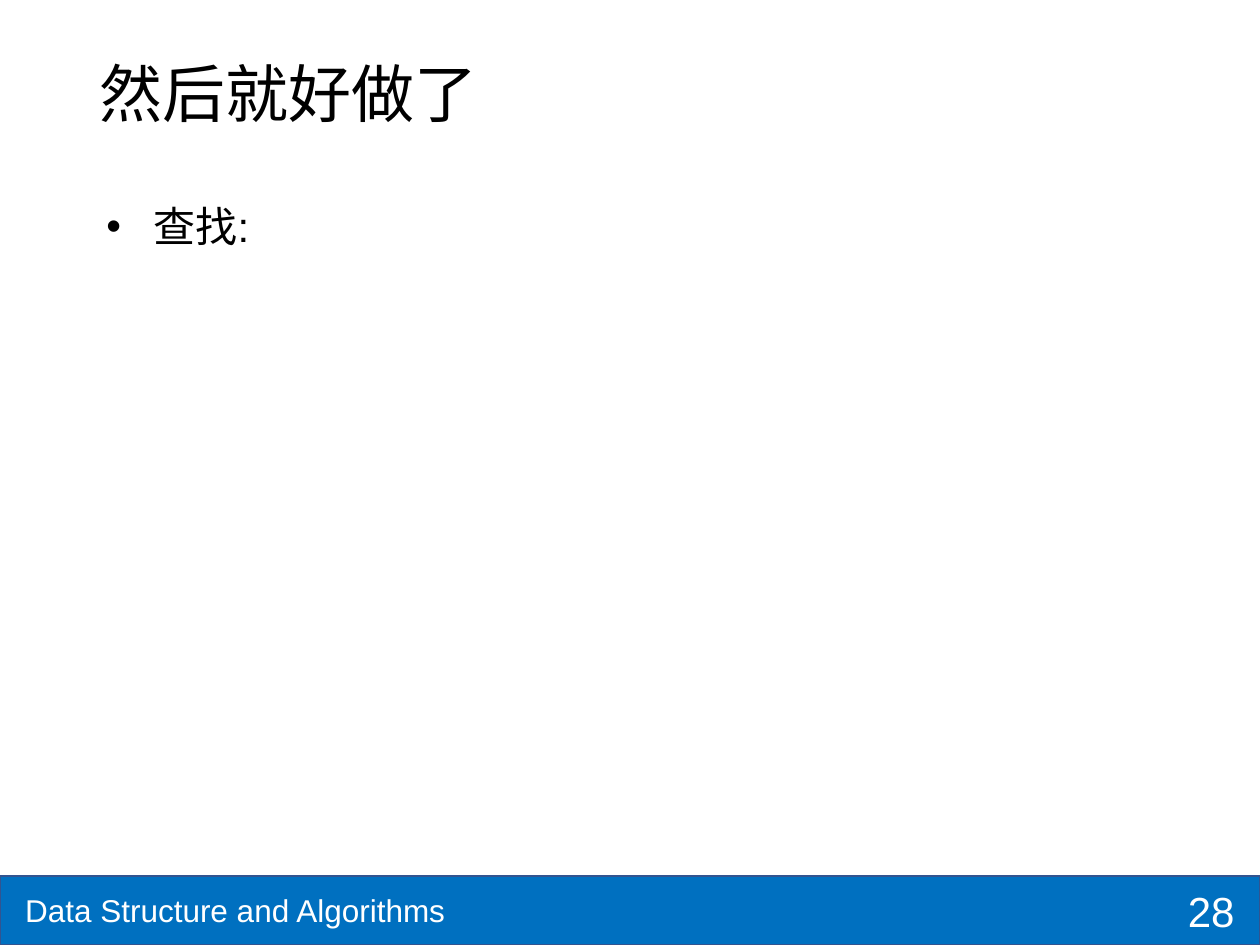
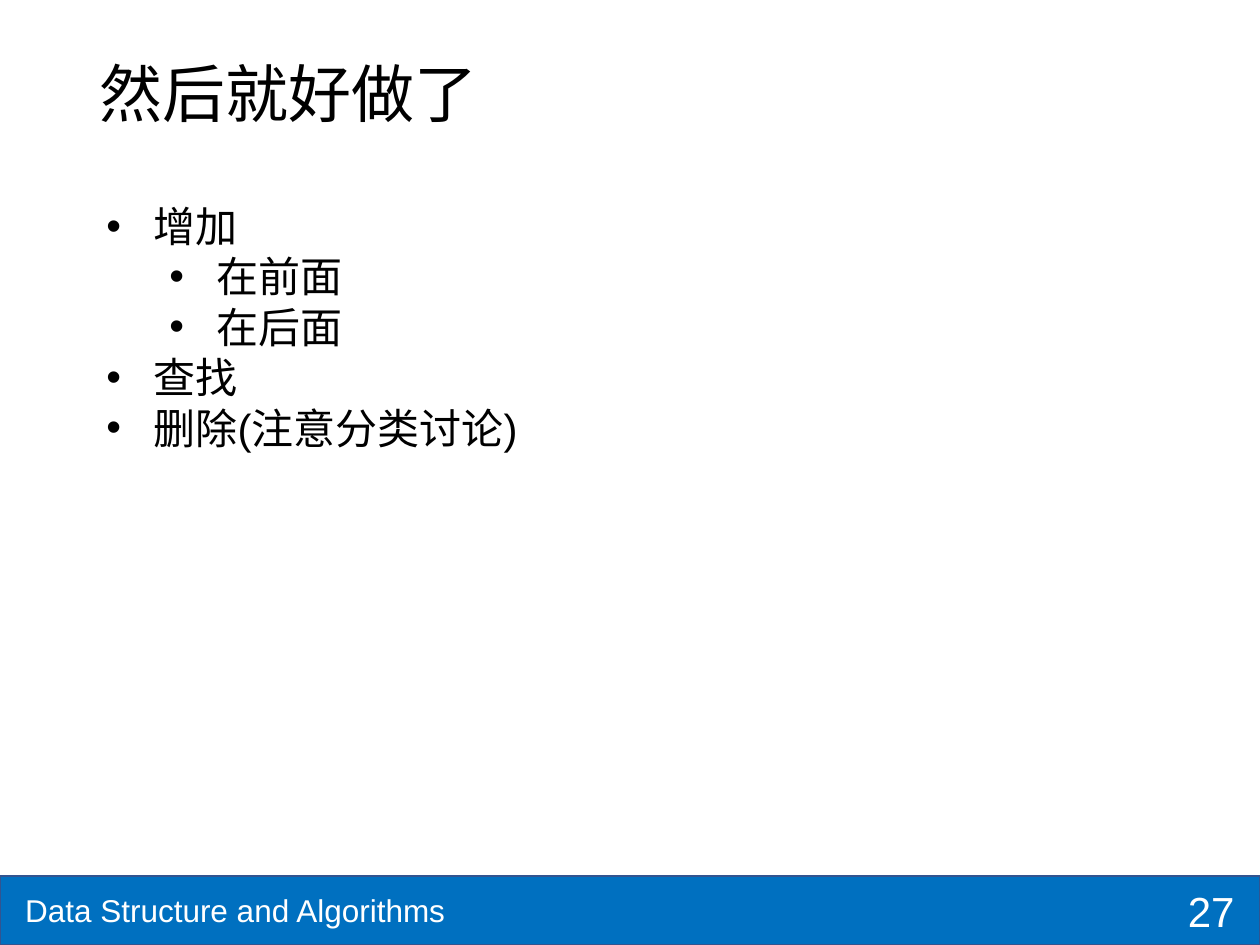
Before and after one commit to shzaiz/dx-public, a slide deck: slide 27 of notes/notes/ds-algo/ch1-c-review.pptx (slide 28 before the commit). Drawn at 1260x945 pixels with LibreOffice and Linux fonts; fonts in the diff are those of the drawing. Boxes give left, top, right and bottom in pixels: in the first picture for what was removed or moved away, otherwise in the second. Text is boxed around its words. In the diff, an @@ line names an element or a change of style, - is before the commit and + after.

```diff
--- a/notes/notes/ds-algo/ch1-c-review.pptx
+++ b/notes/notes/ds-algo/ch1-c-review.pptx
@@ text at [154,207,518,453]: text changed @@
-• 查找:
+• 增加
+  • 在前面
+  • 在后面
+• 查找
+• 删除(注意分类讨论)
@@ page number at [1188,897,1235,927]: text changed @@
-28
+27
```
Also in this commit, not shown: 1 other slide changed, 2 slides removed, 16 other files.
